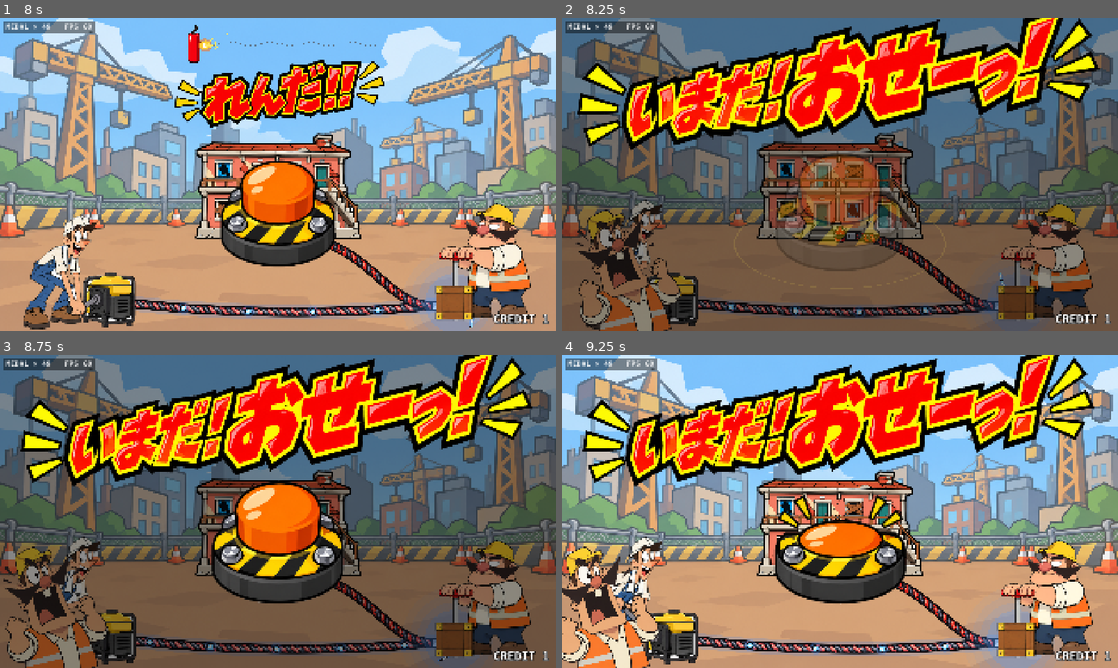
Above: before the commit, frames 1-4 (two rows, left to right).
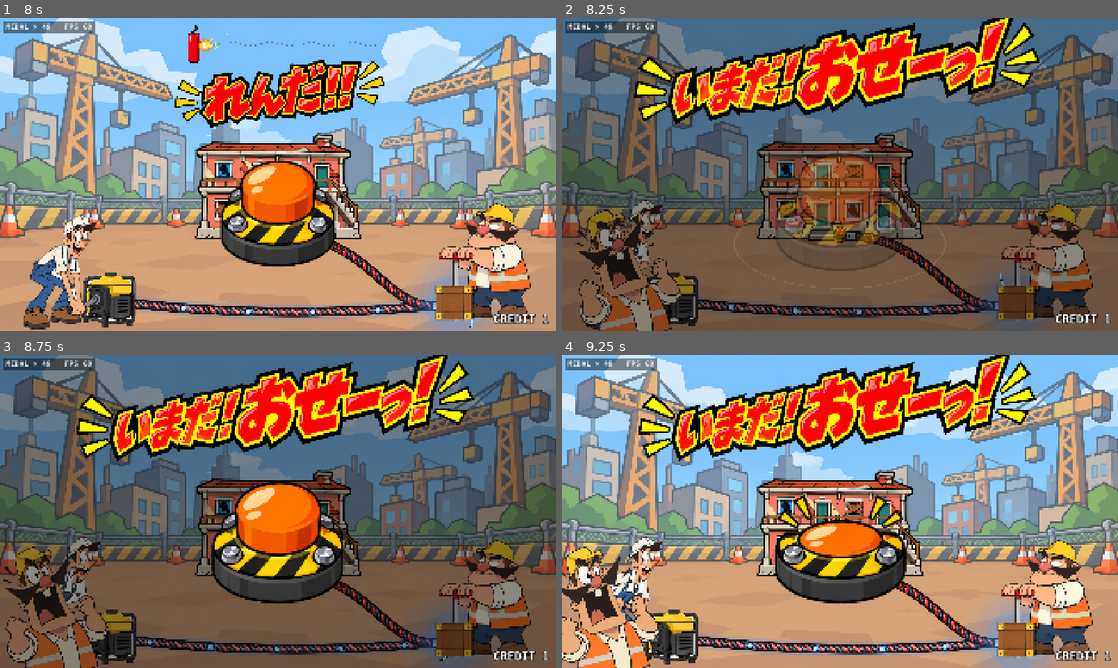
Above: after the commit, the same moments.

Repository: THEToilet/jari-medal-godot
Game: Godot game, scene res://scenes/main.tscn
Same seed, same stepped clock (60 frames per second), same inputs: the game is played once before the commit and once after it.
Inputs (mouse positions are in pixels of both pictures, inside the frame that each line leads up to):
- Up to frame 1 (8 s): tap Enter at 0.5, 2.1, 4.35, 6.6 s; move the mouse to (400, 158) at 0.52 s; hold C (coin) 0.53-1.28 s; click (400, 158) at 0.67 s; move the mouse to (166, 190) at 1.27 s; tap Space (tap) at 1.35, 5.85 s; click (166, 190) at 1.42 s; move the mouse to (333, 105) at 2.02 s; click (333, 105) at 2.17 s; move the mouse to (250, 237) at 2.77 s; tap C (coin) at 2.85, 7.35 s; click (250, 237) at 2.92 s; move the mouse to (444, 221) at 3.52 s; hold Space (tap) 3.53-4.28 s; click (444, 221) at 3.67 s; move the mouse to (111, 127) at 4.27 s; click (111, 127) at 4.42 s; move the mouse to (305, 174) at 5.02 s; hold C (coin) 5.03-5.78 s; click (305, 174) at 5.17 s; move the mouse to (194, 96) at 5.77 s; click (194, 96) at 5.92 s; move the mouse to (400, 158) at 6.52 s; click (400, 158) at 6.67 s; move the mouse to (166, 190) at 7.27 s; click (166, 190) at 7.42 s
- Up to frame 2 (8.25 s): move the mouse to (895, 105) at 8.02 s; hold Space (tap) from 8.03 s (still down); click (895, 105) at 8.17 s
- Up to frame 3 (8.75 s): keep holding Space (tap)
- Up to frame 4 (9.25 s): move the mouse to (812, 574) at 8.77 s; release Space (tap) at 8.78 s; tap Enter at 8.85 s; click (812, 574) at 8.92 s

Frame 1 is identical in both runs. In frame 2, 18% of the frame differs, in the area x 2-97%, y 0-43%; in frame 3, 17%; in frame 4, 18%.

Commit message:
煙を建物を軸にした自然な土煙の柱に（下が大きく上ほど小さい・数は高さに応じて）、「いまだ！おせーっ！」を少し小さく
Co-Authored-By: Claude Opus 5.5 <noreply@anthropic.com>
Claude-Session: https://claude.ai/code/session_01EELGvtKJpMHAwYAc1xVS7Q

Diff:
--- a/scripts/demolition_cabinet.gd
+++ b/scripts/demolition_cabinet.gd
@@ -1890,45 +1890,46 @@
 var _smokes: Array[Sprite2D] = []
 
 func _smoke_cover(dur: float) -> void:
-	# ビル全体をすき間なく覆う：雲を格子状（互い違い）に並べて、下の段から順にもくもく湧かせる
+	# 建物の真ん中を軸に、下は大きく横に広がり、上へいくほど小さくなる土煙の柱。
+	# 数・大きさ・ずれは建物ごとに決まった値（毎回同じ形で自然に隠れる）
 	var s: float = chosen.scale.x
 	var w: float = chosen.size().x * s
 	var h: float = chosen.size().y * s
 	var tex: Texture2D = _tex["dust-cloud"]
-	# 雲の大きさ・位置のばらつきは建物ごとに決まった並び（毎回同じ形で隠れる）
 	var rng := RandomNumberGenerator.new()
 	rng.seed = hash(str(chosen.data.file))
-	var cw: float = clampf(w * 0.8, 300.0, 560.0)          # 雲1つの表示幅（基準）
-	var sc: float = cw / tex.get_width()
-	var ch: float = tex.get_height() * sc
-	var left: float = CENTER_X - w / 2.0 - 40.0
-	var right: float = CENTER_X + w / 2.0 + 40.0
-	var top: float = GROUND_Y - h - 30.0
-	var bottom: float = GROUND_Y + 30.0
-	var step_x: float = cw * 0.55
-	var step_y: float = ch * 0.5
-	var cols: int = maxi(1, int(ceil((right - left) / step_x)))
-	var rows: int = maxi(1, int(ceil((bottom - top) / step_y)))
-	for r in rows:
-		var y: float = bottom - ch * 0.3 - r * step_y
-		var n: int = cols + (r % 2)
-		var span: float = step_x * (n - 1)
-		for c in n:
-			var sm := Sprite2D.new()
-			sm.texture = tex
-			sm.position = Vector2(CENTER_X - span / 2.0 + c * step_x + rng.randf_range(-step_x * 0.18, step_x * 0.18), y + rng.randf_range(-step_y * 0.2, step_y * 0.2))
-			sm.scale = Vector2(0.15, 0.15) * sc
-			sm.modulate.a = 0.0
-			sm.flip_h = rng.randf() < 0.5
-			sm.z_index = 5
-			fx.add_child(sm)
-			_smokes.append(sm)
-			var tgt: float = sc * rng.randf_range(0.8, 1.35)
-			var tw := create_tween().set_parallel(true)
-			tw.tween_interval(dur * 0.35 * float(r) / float(rows))
-			tw.chain().tween_property(sm, "scale", Vector2(tgt, tgt), dur * 0.7).set_trans(Tween.TRANS_CUBIC).set_ease(Tween.EASE_OUT)
-			tw.parallel().tween_property(sm, "modulate:a", 1.0, dur * 0.3)
-			tw.parallel().tween_property(sm, "position:x", sm.position.x + randf_range(-12, 12), dur * 4.0)
+	var big: float = maxf(w * 1.15, 380.0)      # 根元の雲の幅
+	var small: float = maxf(w * 0.75, 260.0)    # てっぺんの雲の幅
+	var n: int = 3 + int(h / 160.0)
+	var specs: Array = []   # [位置, 幅, 何番目の高さか(0〜1)]
+	for i in n:
+		var t: float = float(i) / float(maxi(n - 1, 1))
+		var cw: float = lerpf(big, small, t) * rng.randf_range(0.85, 1.15)
+		var side: float = -1.0 if i % 2 == 0 else 1.0
+		var x: float = CENTER_X + side * rng.randf_range(0.0, w * 0.12)
+		var y: float = GROUND_Y - 20.0 - t * h * 0.92
+		specs.append([Vector2(x, y), cw, t])
+	# 根元の左右に、地面をはうように広がる雲
+	for side in [-1.0, 1.0]:
+		var cw2: float = big * rng.randf_range(0.7, 0.9)
+		specs.append([Vector2(CENTER_X + side * big * rng.randf_range(0.4, 0.5), GROUND_Y + 10.0), cw2, 0.0])
+	for sp in specs:
+		var sm := Sprite2D.new()
+		sm.texture = tex
+		sm.position = sp[0]
+		var sc: float = float(sp[1]) / tex.get_width()
+		sm.scale = Vector2(0.15, 0.15) * sc
+		sm.modulate.a = 0.0
+		sm.flip_h = rng.randf() < 0.5
+		sm.rotation = deg_to_rad(rng.randf_range(-8, 8))
+		sm.z_index = 5
+		fx.add_child(sm)
+		_smokes.append(sm)
+		var tw := create_tween()
+		tw.tween_interval(dur * 0.3 * float(sp[2]))   # 下から順に湧き上がる
+		tw.tween_property(sm, "scale", Vector2(sc, sc), dur * 0.7).set_trans(Tween.TRANS_CUBIC).set_ease(Tween.EASE_OUT)
+		tw.parallel().tween_property(sm, "modulate:a", 1.0, dur * 0.3)
+		tw.parallel().tween_property(sm, "position:x", sm.position.x + rng.randf_range(-15, 15), dur * 4.0)
 	await get_tree().create_timer(dur * 0.8).timeout
 
 
@@ -1974,8 +1975,8 @@
 	if key != "" and _text_img.has(key):
 		lbl_big.text = ""
 		big_img.texture = _text_img[key]
-		var h: float = {"boom": 420.0, "push": 360.0}.get(key, 300.0)
-		var cy: float = {"push": 20.0}.get(key, 110.0)   # 画面の上のほう、ボタンにかぶらない高さに
+		var h: float = {"boom": 420.0, "push": 280.0}.get(key, 300.0)
+		var cy: float = {"push": -15.0}.get(key, 110.0)   # 画面の上のほう、ボタンにかぶらない高さに
 		big_img.size = Vector2(h * big_img.texture.get_width() / big_img.texture.get_height(), h)
 		big_img.position = Vector2(900.0 - big_img.size.x / 2.0, cy - h / 2.0)
 		big_img.visible = true
